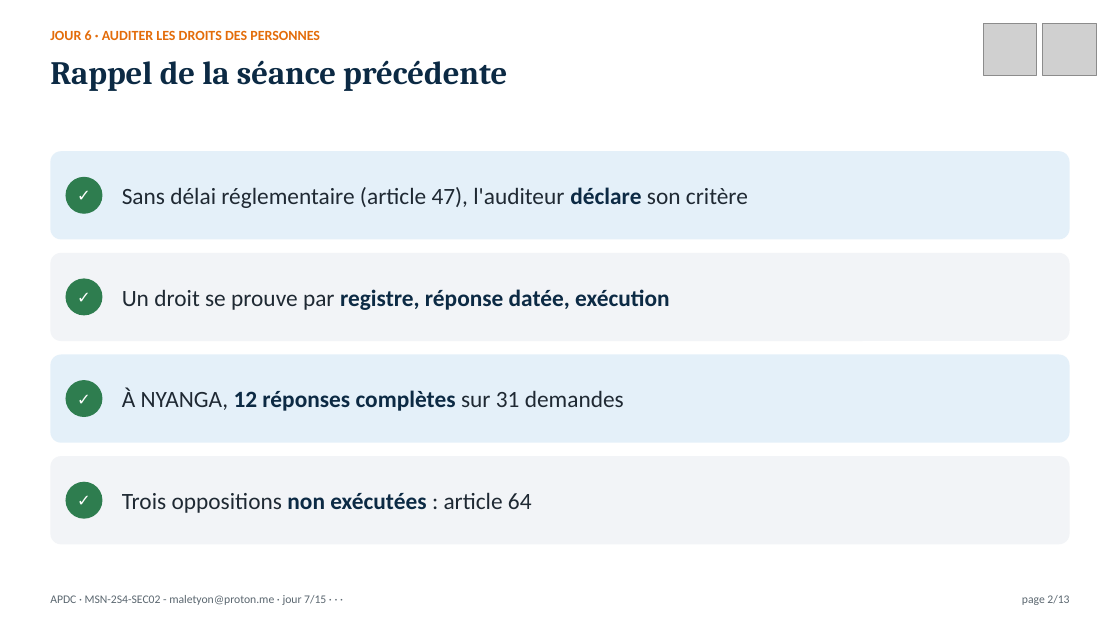
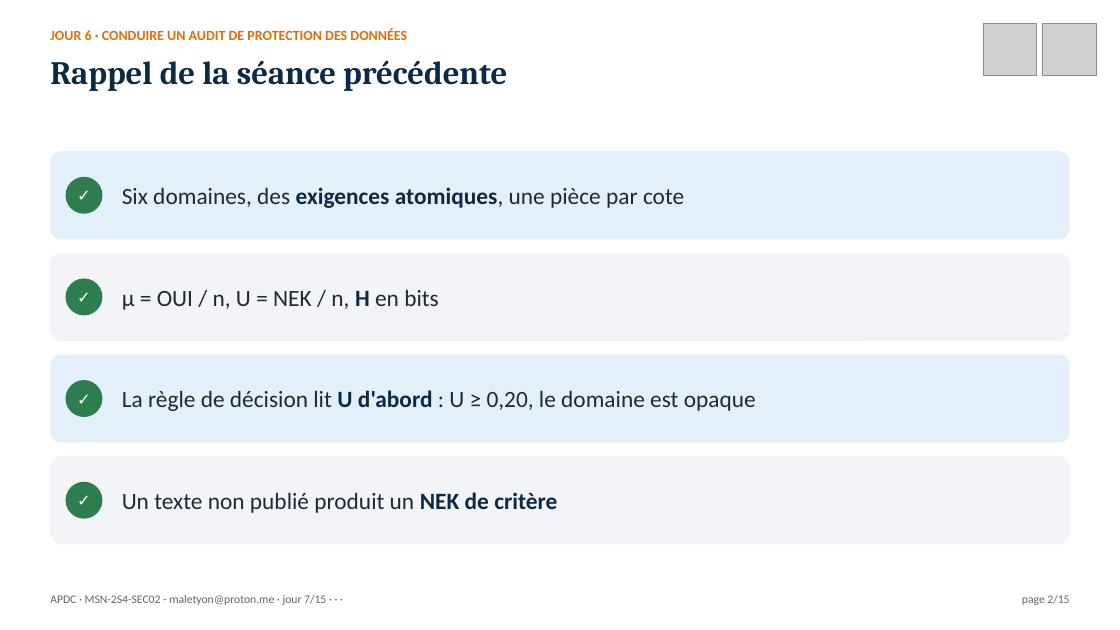
Before and after one commit to MaletYon/cours-apdc, a slide deck: slide 2 of Présentation/APDC_J07.pptx. Drawn at 1120x630 pixels with LibreOffice and Linux fonts; fonts in the diff are those of the drawing; grey boxes stand for pictures. Boxes give left, top, right and bottom in pixels: in the first picture for what was removed or moved away, otherwise in the second. Text is boxed around its words. In the diff, an @@ line names an element or a change of style, - is before the commit and + after.

```diff
--- a/Présentation/APDC_J07.pptx
+++ b/Présentation/APDC_J07.pptx
@@ text at box(50, 29, 407, 40): text changed @@
-JOUR 6 · AUDITER LES DROITS DES PERSONNES
+JOUR 6 · CONDUIRE UN AUDIT DE PROTECTION DES DONNÉES
@@ text at box(122, 187, 684, 208): text changed @@
-Sans délai réglementaire (article 47), l'auditeur déclare son critère
+Six domaines, des exigences atomiques, une pièce par cote
@@ text at box(122, 289, 439, 310): text changed; text colour #0C2A44 to #1F2933; bold off @@
-Un droit se prouve par registre, réponse datée, exécution
+µ = OUI / n, U = NEK / n, H en bits
@@ text at box(122, 390, 756, 411): text changed @@
-À NYANGA, 12 réponses complètes sur 31 demandes
+La règle de décision lit U d'abord : U ≥ 0,20, le domaine est opaque
@@ text at box(122, 492, 557, 513): text changed @@
-Trois oppositions non exécutées : article 64
+Un texte non publié produit un NEK de critère
@@ text at box(1022, 595, 1069, 605): text changed @@
-page 2/13
+page 2/15
```
Also in this commit, not shown: 11 other slides changed, 3 slides added, 1 slide removed, 53 other files.
